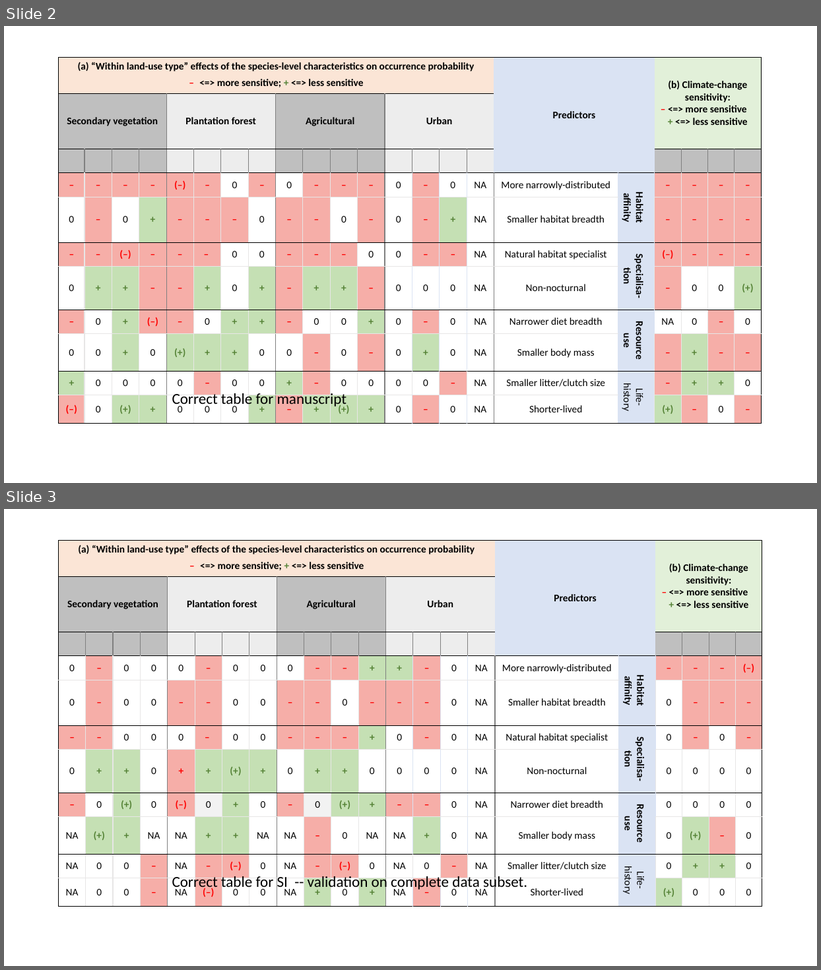
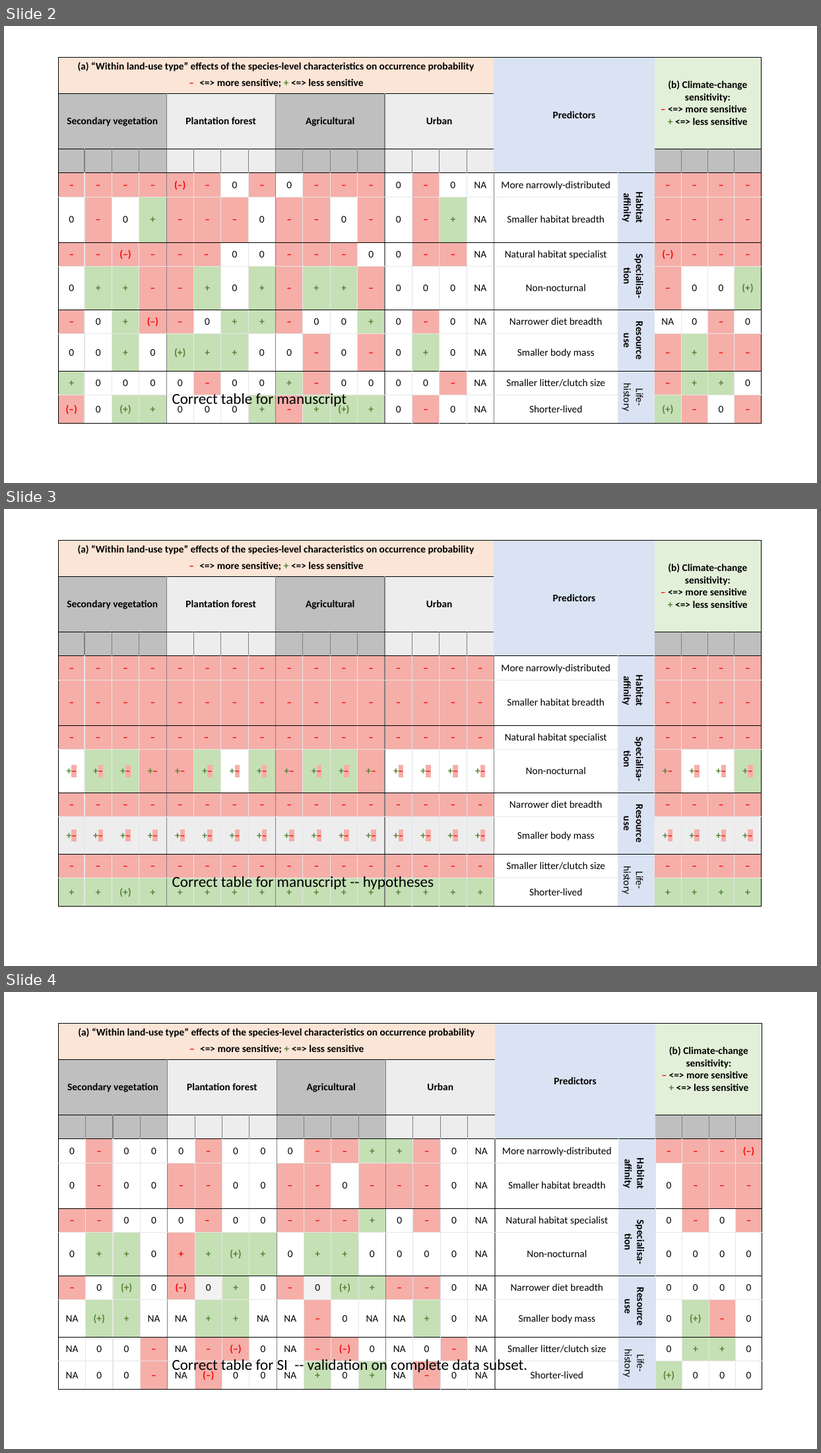
Before and after one commit to AdrienneEtard/Thesis, a slide deck: Thesis_docs/Chapter4/Synthesis_Figure_V2.pptx. Shown one above the other, each under a label of ours: slides 2 and 3 before the commit, slides 2, 3 and 4 after it. The pictures are 821x970 and 821x1453 pixels, drawn with LibreOffice and Linux fonts; fonts in the diff are those of the drawing; background and template pictures are left out. Boxes give left, top, right and bottom in pixels: in the first picture for what was removed or moved away, otherwise in the second. Text is boxed around its words. In the diff, an @@ line names an element or a change of style, - is before the commit and + after.

Commit message:
minor corrections

```diff
--- a/Thesis_docs/Chapter4/Synthesis_Figure_V2.pptx
+++ b/Thesis_docs/Chapter4/Synthesis_Figure_V2.pptx
@@ slide 3 added at (4,509,817,966), background #FFFFFF @@
@@ table added at (58,541,764,898), 11 rows, 22 columns @@
+(a) “Within land-use type” effects of the species-level characteristics on occurrence probability / – <=> more sensitive; + <=> less sensitive |  |  |  |  |  |  |  |  |  |  |  |  |  |  |  | Predictors |  | (b) Climate-change sensitivity: / – <=> more sensitive / + <=> less sensitive |  |  | 
+Secondary vegetation |  |  |  | Plantation forest |  |  |  | Agricultural |  |  |  | Urban |  |  |  |  |  |  |  |  | 
+ |  |  |  |  |  |  |  |  |  |  |  |  |  |  |  |  |  |  |  |  | 
+– | – | – | – | – | – | – | – | – | – | – | – | – | – | – | – | More narrowly-distributed | Habitat affinity | – | – | – | –
+– | – | – | – | – | – | – | – | – | – | – | – | – | – | – | – | Smaller habitat breadth |  | – | – | – | –
+– | – | – | – | – | – | – | – | – | – | – | – | – | – | – | – | Natural habitat specialist | Specialisa-tion | – | – | – | –
++– | +– | +– | +– | +– | +– | +– | +– | +– | +– | +– | +– | +– | +– | +– | +– | Non-nocturnal |  | +– | +– | +– | +–
+– | – | – | – | – | – | – | – | – | – | – | – | – | – | – | – | Narrower diet breadth | Resource use | – | – | – | –
++– | +– | +– | +– | +– | +– | +– | +– | +– | +– | +– | +– | +– | +– | +– | +– | Smaller body mass |  | +– | +– | +– | +–
+– | – | – | – | – | – | – | – | – | – | – | – | – | – | – | – | Smaller litter/clutch size | Life-history | – | – | – | –
++ | + | (+) | + | + | + | + | + | + | + | + | + | + | + | + | + | Shorter-lived |  | + | + | + | +
@@ text added at (172,875,434,892), 18 pt, text #000000 @@
+Correct table for manuscript -- hypotheses
@@ what was slide 3 is now slide 4 @@
```
Also in this commit, not shown: 24 other files.
